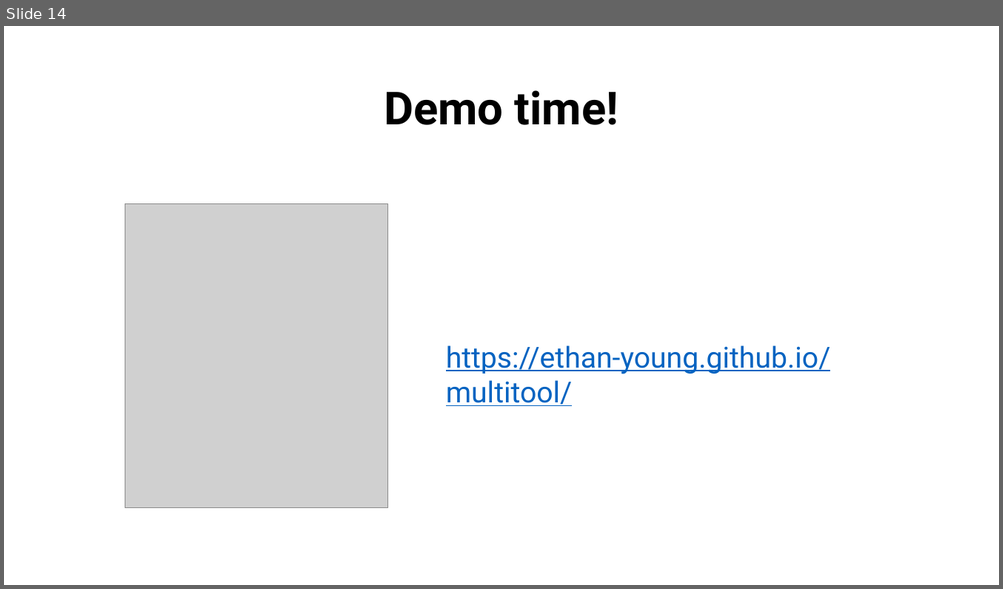
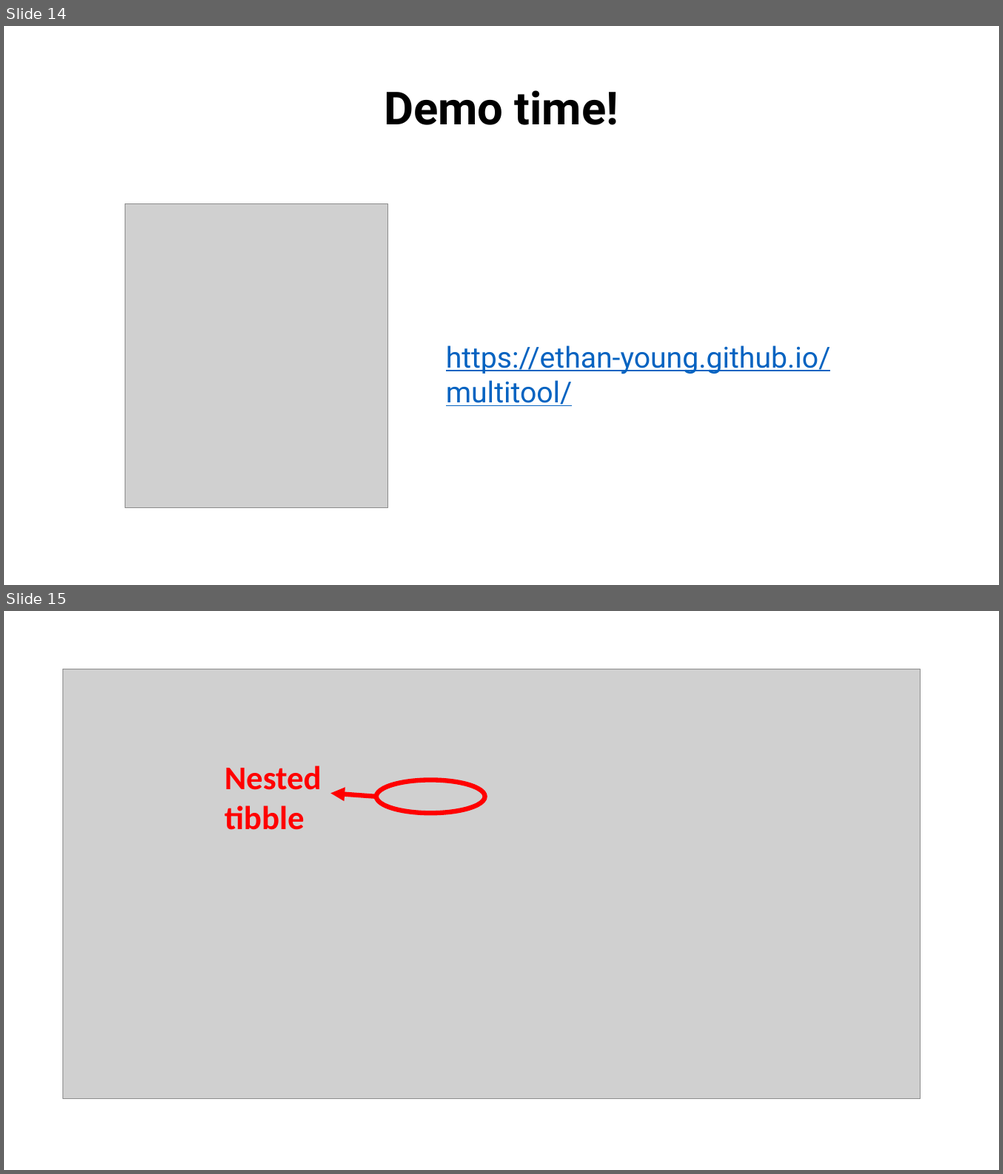
Before and after one commit to StefanVermeent/multiverse-workshop, a slide deck: Stanford_march_2024/intro-to-multiverse.pptx. Shown one above the other, each under a label of ours: slide 14 before the commit, slides 14 and 15 after it. The pictures are 1003x589 and 1003x1174 pixels, drawn with LibreOffice and Linux fonts; fonts in the diff are those of the drawing; grey boxes stand for pictures. Boxes give left, top, right and bottom in pixels: in the first picture for what was removed or moved away, otherwise in the second. Text is boxed around its words. In the diff, an @@ line names an element or a change of style, - is before the commit and + after.

```diff
--- a/Stanford_march_2024/intro-to-multiverse.pptx
+++ b/Stanford_march_2024/intro-to-multiverse.pptx
@@ slide 15 added at (4, 611, 999, 1170), background #FFFFFF @@
@@ picture added at (62, 669, 919, 1099) @@
@@ text added at (225, 766, 321, 830), 32 pt, text #FF0000, bold @@
+Nested
+tibble
@@ ellipse added at (376, 780, 485, 813), outline #FF0000 4.5 pt @@
@@ arrow added from (376, 797) to (331, 793), #FF0000 4.5 pt @@
```
Also in this commit, not shown: 2 slides changed, 3 other slides added, 1 slide removed, 2 other files.
